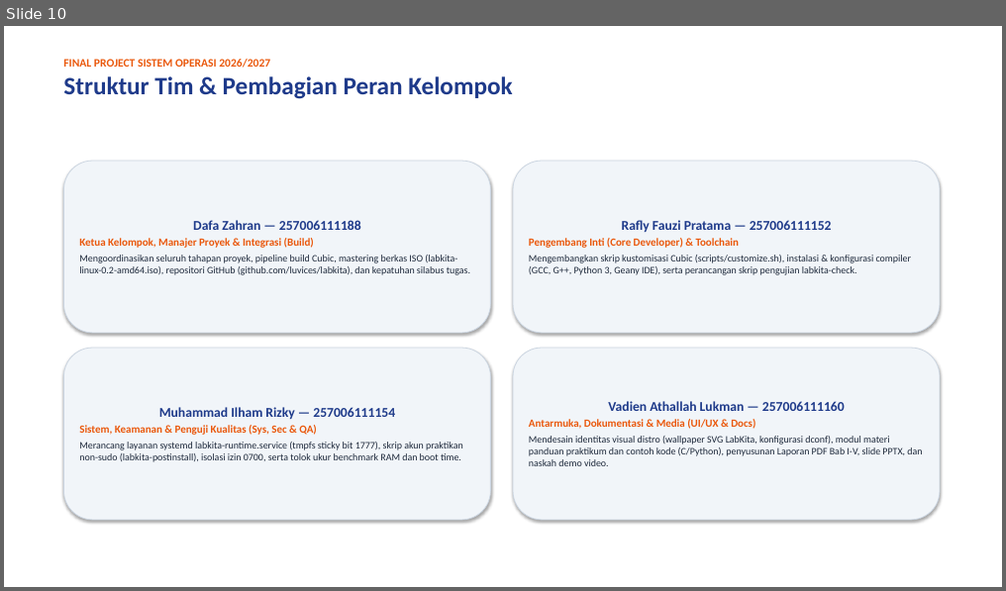
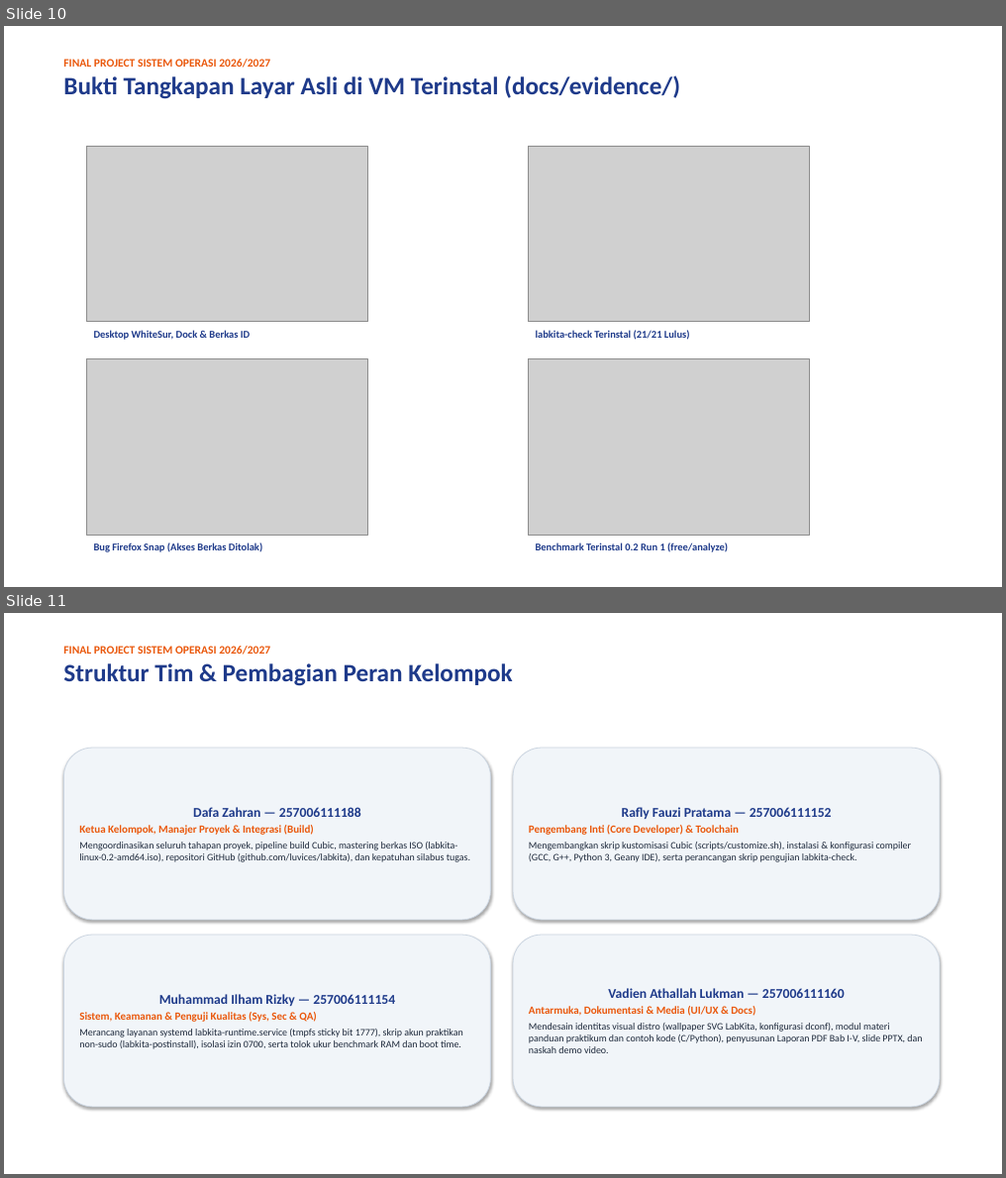
Before and after one commit to luvices/labkita, a slide deck: docs/presentation/labkita-presentation.pptx. Shown one above the other, each under a label of ours: slide 10 before the commit, slides 10 and 11 after it. The pictures are 1006x591 and 1006x1178 pixels, drawn with LibreOffice and Linux fonts; fonts in the diff are those of the drawing; grey boxes stand for pictures. Boxes give left, top, right and bottom in pixels: in the first picture for what was removed or moved away, otherwise in the second. Text is boxed around its words. In the diff, an @@ line names an element or a change of style, - is before the commit and + after.

```diff
--- a/docs/presentation/labkita-presentation.pptx
+++ b/docs/presentation/labkita-presentation.pptx
@@ slide 10 added at [4, 26, 1002, 587], background #FFFFFF @@
@@ text added at [63, 59, 680, 99], 24 pt, text #1E3A8A, bold @@
+FINAL PROJECT SISTEM OPERASI 2026/2027
+Bukti Tangkapan Layar Asli di VM Terinstal (docs/evidence/)
@@ picture added at [86, 146, 368, 322] @@
@@ picture added at [528, 146, 810, 322] @@
@@ text added at [94, 330, 250, 340], 10 pt, text #1E3A8A, bold @@
+Desktop WhiteSur, Dock & Berkas ID
@@ text added at [536, 330, 690, 340], 10 pt, text #1E3A8A, bold @@
+labkita-check Terinstal (21/21 Lulus)
@@ picture added at [86, 360, 368, 535] @@
@@ picture added at [528, 360, 810, 535] @@
@@ text added at [94, 543, 262, 553], 10 pt, text #1E3A8A, bold @@
+Bug Firefox Snap (Akses Berkas Ditolak)
@@ text added at [536, 543, 728, 553], 10 pt, text #1E3A8A, bold @@
+Benchmark Terinstal 0.2 Run 1 (free/analyze)
@@ what was slide 10 is now slide 11 @@
```
Also in this commit, not shown: 5 slides changed, 2 other slides added, 2 slides removed, 3 other files.
